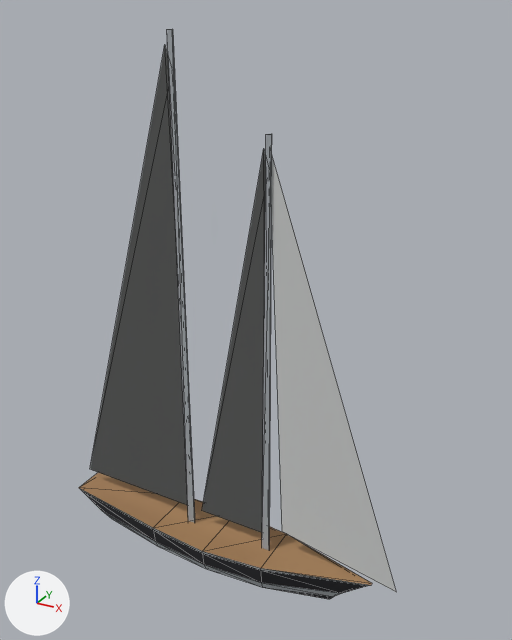
The glTF model public/harbour/kit/titan_usde_lod.glb: old version first, new version second.
One viewpoint serves both versions: a 50 mm camera at (20.7, -32.0, 33.6) aimed at (2.4, 1.2, 17.0). The lights are fixed; the arrows at lower left show +X, +Y and +Z. The picture after the commit comes second. Mesh edges are drawn as thin lines. Vertices at exactly the same position are counted once.

Script lines for the objects in view, before the commit:
```python
me_lod = bpy.data.meshes.new('lod')
me_lod.from_pydata(...)  # 70 vertices, 100 faces; spans x -0.27..0.25, y -0.049..0.049, z 0.247..1.0
me_lod.materials.append(mat_hb_opaque)
ob_lod = bpy.data.objects.new('lod', me_lod)
ob_lod.parent = ob_titan_usde_lod
ob_lod.location = (1.221, 0.0, -12.63)
ob_lod.scale = (45.3, 45.3, 45.3)
```
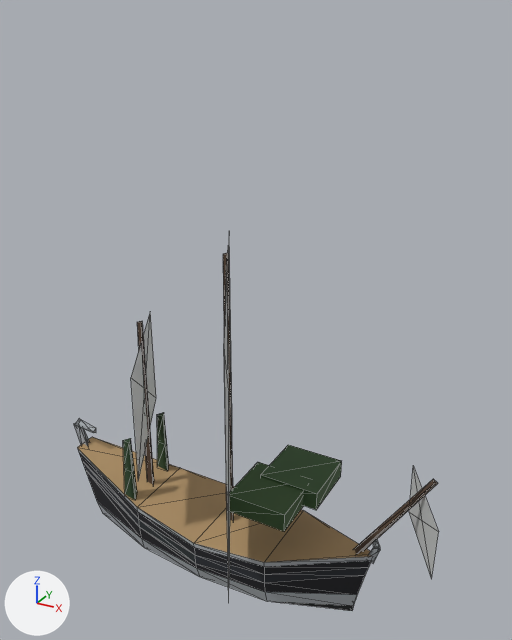
The edits, one by one:
me_lod is used by ob_lod; parent ob_titan_usde_lod; location (1.221, 0.0, -12.63); scale (45.3, 45.3, 45.3).
me_lod had 70 vertices, 100 faces and spanned x -0.27..0.25, y -0.049..0.049, z 0.247..1.0.
me_lod now has 158 vertices, 214 faces and spans x -0.805..0.805, y -0.478..0.478, z -0.887..0.513.
me_lod part 1: the loose piece of 6 vertices spanning x 0.052..0.064, y -0.003..0.007, z 0.312..0.894 is scaled about its middle by (2.66, 2.66, 1.98), then moved by (-0.083, 0.003, -0.668).
me_lod part 2: the loose piece of 6 vertices spanning x -0.074..-0.063, y -0.003..0.007, z 0.31..1.0 is scaled about its middle by (2.67, 2.66, 1.14), then moved by (-0.341, 0.003, -0.865).
me_lod part 3: the loose piece of 45 vertices spanning x -0.27..0.216, y -0.049..0.049, z 0.247..0.322 is deleted.
me_lod part 4: the loose piece of 4 vertices spanning x -0.051..0.058, y 0.0, z 0.34..0.879 is deleted.
me_lod part 5: the loose piece of 4 vertices spanning x -0.265..-0.068, y 0.0, z 0.34..0.984 is deleted.
me_lod part 6: the loose piece of 3 vertices spanning x 0.058..0.25, y 0.0, z 0.324..0.881 is deleted.
Part 7, on me_lod:
2 vertices are removed from x -0.255..-0.068, y 0.0, z 0.341.
138 vertices are added at x -0.805..0.805, y -0.478..0.478, z -0.887..0.504.
8 new vertices lie (0.226, 0.0, 0.0) away from vertices in x 0.074..0.127, y -0.187..0.187, z -0.378..-0.299.
202 new faces join them.
Object 'lod' (ob_lod) moves from (1.221, 0.0, -12.63) to (1.627, 0.0, 12.73).
Object 'lod' (ob_lod) is rescaled from (45.3, 45.3, 45.3) to (16.6, 16.6, 16.6).

Where the change shows, as pixel boxes [x1, y1, x2, y2] in the pictures (512 x 640 px; the box of a moved part takes in the faces that stretch with it):
'lod', reshaped, moved, rescaled (15% wider, 35% shorter)
    before: [79, 29, 396, 599]
    after: [74, 243, 439, 611]
part 1 of me_lod, moved or reshaped
    before: [262, 134, 272, 550]
    after: [223, 253, 233, 521]
part 2 of me_lod, moved or reshaped
    before: [167, 29, 195, 523]
    after: [137, 321, 154, 484]
part 3 of me_lod, deleted
    before: [79, 472, 372, 599]
part 4 of me_lod, deleted
    before: [202, 149, 266, 533]
part 5 of me_lod, deleted
    before: [90, 46, 187, 505]
part 6 of me_lod, deleted
    before: [271, 157, 396, 592]
part 7 of me_lod, built on
    after: [74, 243, 439, 611]
